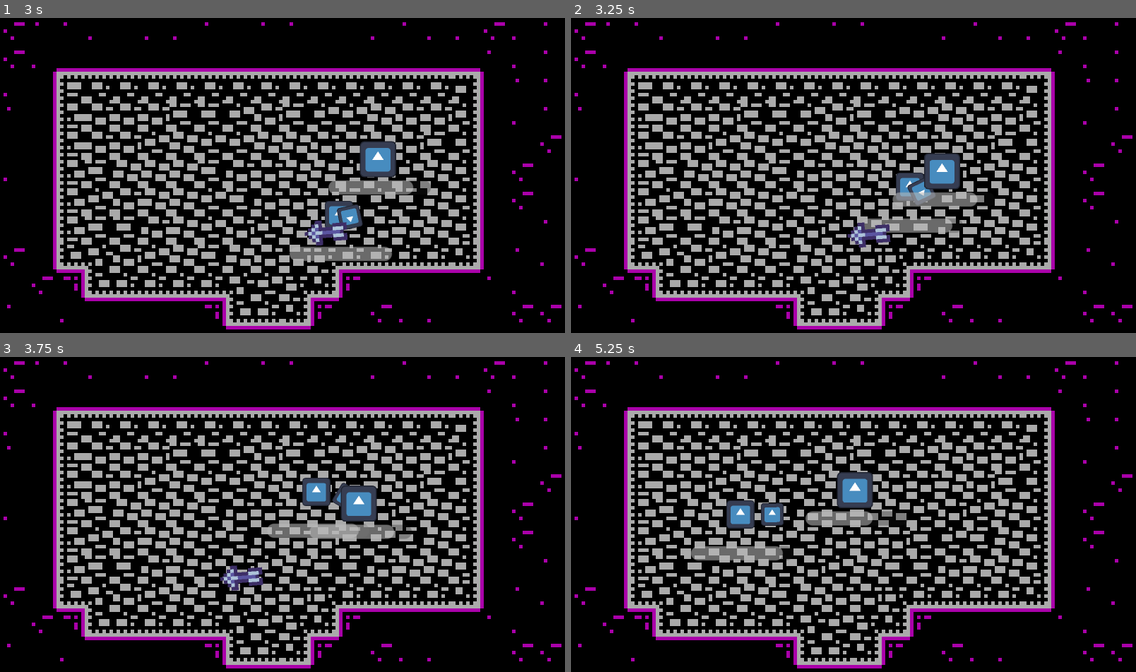
Above: before the commit, frames 1-4 (two rows, left to right).
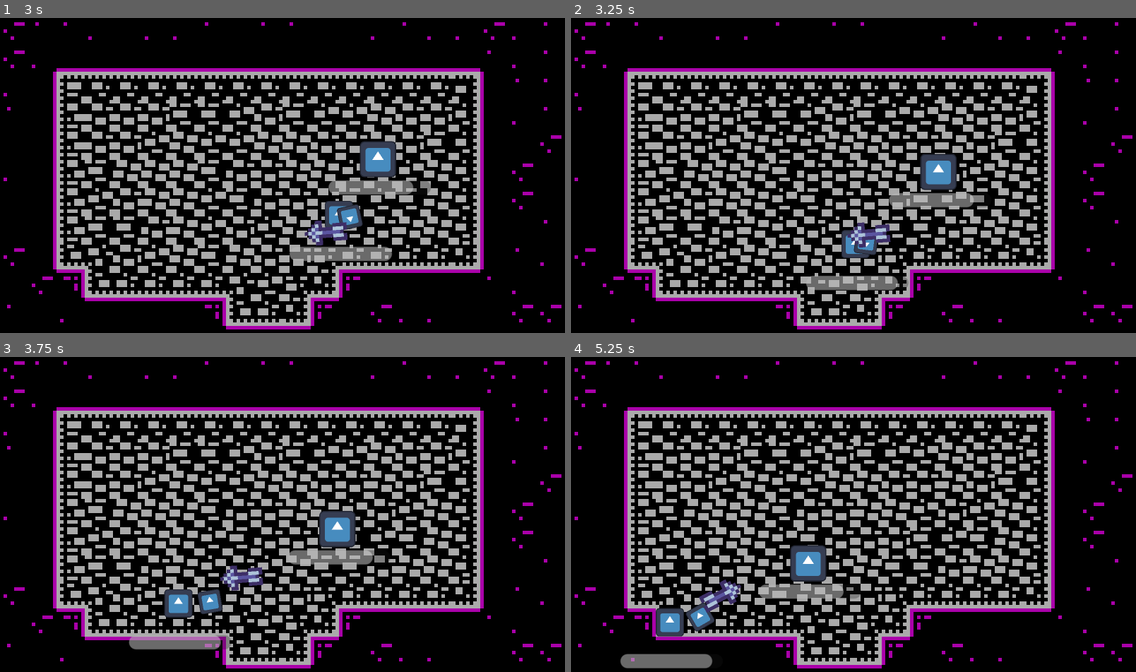
Above: after the commit, the same moments.

Repository: Renan-G-projec/DungeonWarrior
Game: Godot game, scene res://scenes/main.tscn
The game is run twice, just before and just after one commit, with the same random seed, the same clock (stepped at 60 frames per second) and the same inputs. The engine's default icon, where the game draws it, is replaced by a stand-in: a white triangle on a blue panel in a dark square.
Inputs (mouse positions are in pixels of both pictures, inside the frame that each line leads up to):
- Up to frame 1 (3 s): tap Enter at 0.5 s; move the mouse to (406, 159) at 0.52 s; hold D (walk_right) 0.53-1.28 s; click (406, 159) at 0.6 s; move the mouse to (169, 191) at 1.27 s; hold S (walk_down) 1.28-2.03 s; tap Alt at 1.35 s; move the mouse to (339, 103) at 2.02 s; hold D (walk_right) 2.03-2.78 s; tap Shift at 2.1 s; move the mouse to (254, 238) at 2.77 s; hold W (walk_up) from 2.78 s (still down); click (254, 238) at 2.85 s
- Up to frame 2 (3.25 s): keep holding W (walk_up)
- Up to frame 3 (3.75 s): move the mouse to (452, 561) at 3.52 s; release W (walk_up) at 3.53 s; hold A (walk_left) from 3.53 s (still down); tap Alt at 3.6 s
- Up to frame 4 (5.25 s): move the mouse to (684, 464) at 4.27 s; tap Shift at 4.35 s; move the mouse to (881, 514) at 5.02 s; release A (walk_left) at 5.03 s; hold S (walk_down) from 5.03 s (still down); click (881, 514) at 5.1 s

Frame 1 is identical in both runs. In frame 2, 2.3% of the frame differs, in the area x 41-74%, y 42-87%; in frame 3, 4.3%; in frame 4, 5.3%, in the area x 8-60%, y 36-99%.

Commit message:
Add a knockback for the player when it gets hit

Diff:
--- a/features/components/follow_player.gd
+++ b/features/components/follow_player.gd
@@ -30,9 +30,11 @@
 	_check_player_collison()
 
 func _check_player_collison() -> void:
+
 	for i in body.get_slide_collision_count():
 		var collision: KinematicCollision2D = body.get_slide_collision(i)
 		if collision.get_collider() == player:
+			print("1. enemy touching player. health found: ", player.get_node_or_null("HealthComponent") != null)
 			var player_health := player.get_node_or_null("HealthComponent") as HealthComponent
 			if player_health:
 				player_health.take_damage(10, body)
--- a/features/components/health_component.gd
+++ b/features/components/health_component.gd
@@ -51,6 +51,7 @@
 
 
 func take_damage(damage: float, attacker: Node2D) -> void:
+	print("2. take_damage on ", character.name, " invincible=", is_invincible, " life=", life)
 	if has_iframes and is_invincible:
 		return
 
--- a/features/components/knockback.gd
+++ b/features/components/knockback.gd
@@ -21,8 +21,8 @@
 func is_active() -> bool:
 	return knockback_timer > 0.0
 
-
 func apply_knockback(source_position: Vector2, force: float = -1.0, duration: float = -1.0) -> void:
+	print("3. apply_knockback on ", character.name if character else "NULL", " from ", source_position)
 	print("apply_knockback from ", source_position)
 	if not character:
 		return
@@ -47,4 +47,5 @@
 
 
 func _on_took_damage(entity: Node, damage: float, source_position: Vector2) -> void:
+	print("Entity: ", entity)
 	apply_knockback(source_position, default_force, default_duration)
--- a/features/player/player.gd
+++ b/features/player/player.gd
@@ -5,7 +5,7 @@
 @onready var speed: float = 32.0
 @onready var knockback: Knockback = $Knockback
 @export var weapon: WeaponBase
-var is_invincible: bool = false
+
 
 var _input_direction: Vector2
 
@@ -24,10 +24,11 @@
 		weapon.attack()
 
 func _update_velocity() -> void:
-	if knockback.knockback_timer > 0.0:
+	if knockback.is_active():
+		print("4. player knocked back, velocity=", velocity)
+		velocity = knockback.knockback_velocity
 		return
-	var direction_to_go: Vector2 = _input_direction.normalized()
-	velocity = direction_to_go * speed
+	velocity = _input_direction.normalized() * speed
 
 func _update_position() -> void:
 	move_and_slide()
--- a/features/player/player.tscn
+++ b/features/player/player.tscn
@@ -40,6 +40,7 @@
 
 [node name="Knockback" type="Node" parent="." unique_id=281451004]
 script = ExtResource("6_y2cyt")
+friction = 100.0
 
 [connection signal="ammo_changed" from="Bow" to="." method="_on_bow_ammo_changed"]
 [connection signal="started_recharging" from="Bow" to="." method="_on_bow_started_recharging"]
